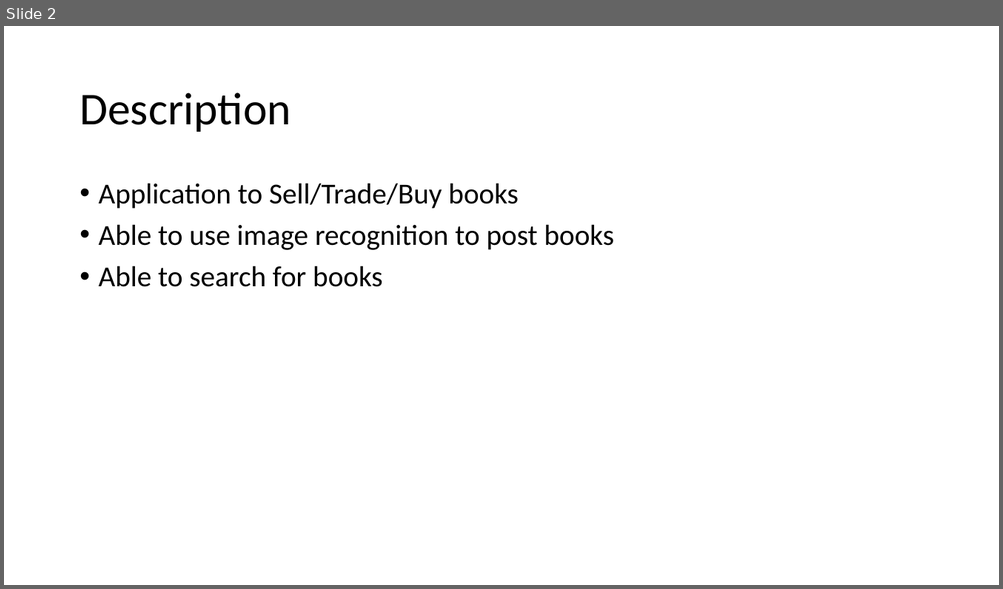
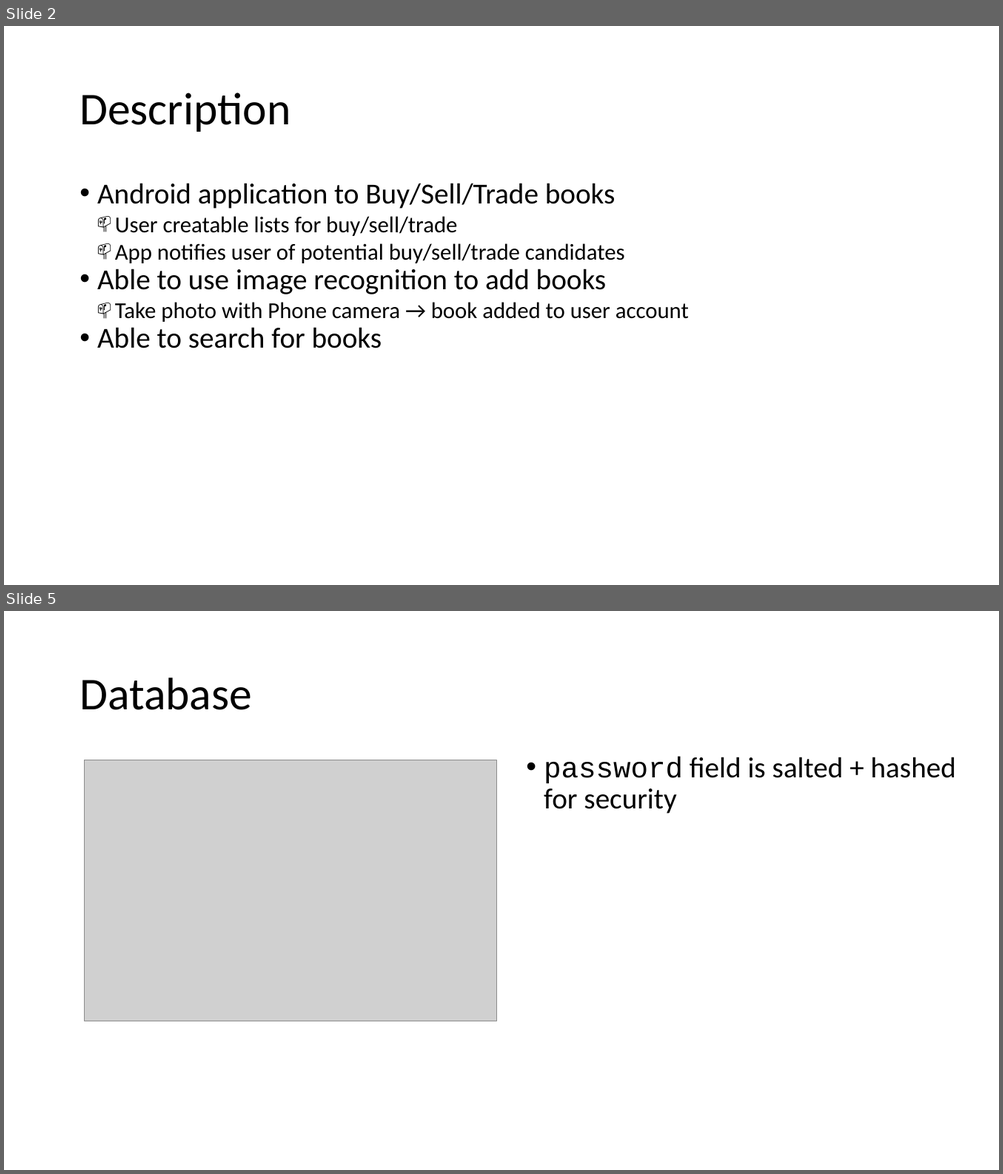
Before and after one commit to Nammy1101/ENGG-Final-year-Project, a slide deck: Documents and Slides/4thYearProjectPresNov4th2014.pptx. Shown one above the other, each under a label of ours: slide 2 before the commit, slides 2 and 5 after it; the slides between them are not shown. The pictures are 1003x589 and 1003x1174 pixels, drawn with LibreOffice and Linux fonts; fonts in the diff are those of the drawing; grey boxes stand for pictures. Boxes give left, top, right and bottom in pixels: in the first picture for what was removed or moved away, otherwise in the second. Text is boxed around its words. In the diff, an @@ line names an element or a change of style, - is before the commit and + after.

```diff
--- a/Documents and Slides/4thYearProjectPresNov4th2014.pptx
+++ b/Documents and Slides/4thYearProjectPresNov4th2014.pptx
@@ slide 5 added at [4, 611, 999, 1170], background #FFFFFF @@
@@ text added at [79, 678, 252, 710], 44 pt, text #000000 @@
+Database
@@ picture added at [85, 760, 496, 1022] @@
@@ text added at [543, 757, 956, 814], 28 pt, text #000000 @@
+• password field is salted + hashed for security
@@ slide 2 changed as well @@
@@ text at [97, 183, 688, 322]: text changed; size 28 to 22 pt @@
-• Application to Sell/Trade/Buy books
-• Able to use image recognition to post books
+• Android application to Buy/Sell/Trade books
+  📫 User creatable lists for buy/sell/trade
+  📫 App notifies user of potential buy/sell/trade candidates
+• Able to use image recognition to add books
+  📫 Take photo with Phone camera → book added to user account
@@ text at [97, 327, 382, 349]: indent changed; less space between paragraphs @@
```
Also in this commit, not shown: 2 other slides changed, 3 other slides added, 8 slides removed, 2 other files.
